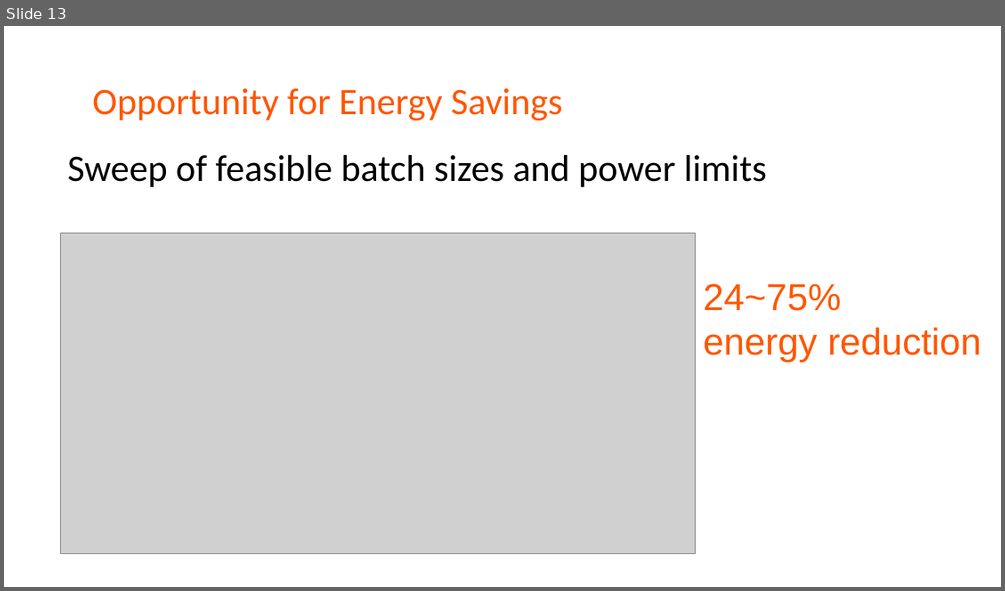
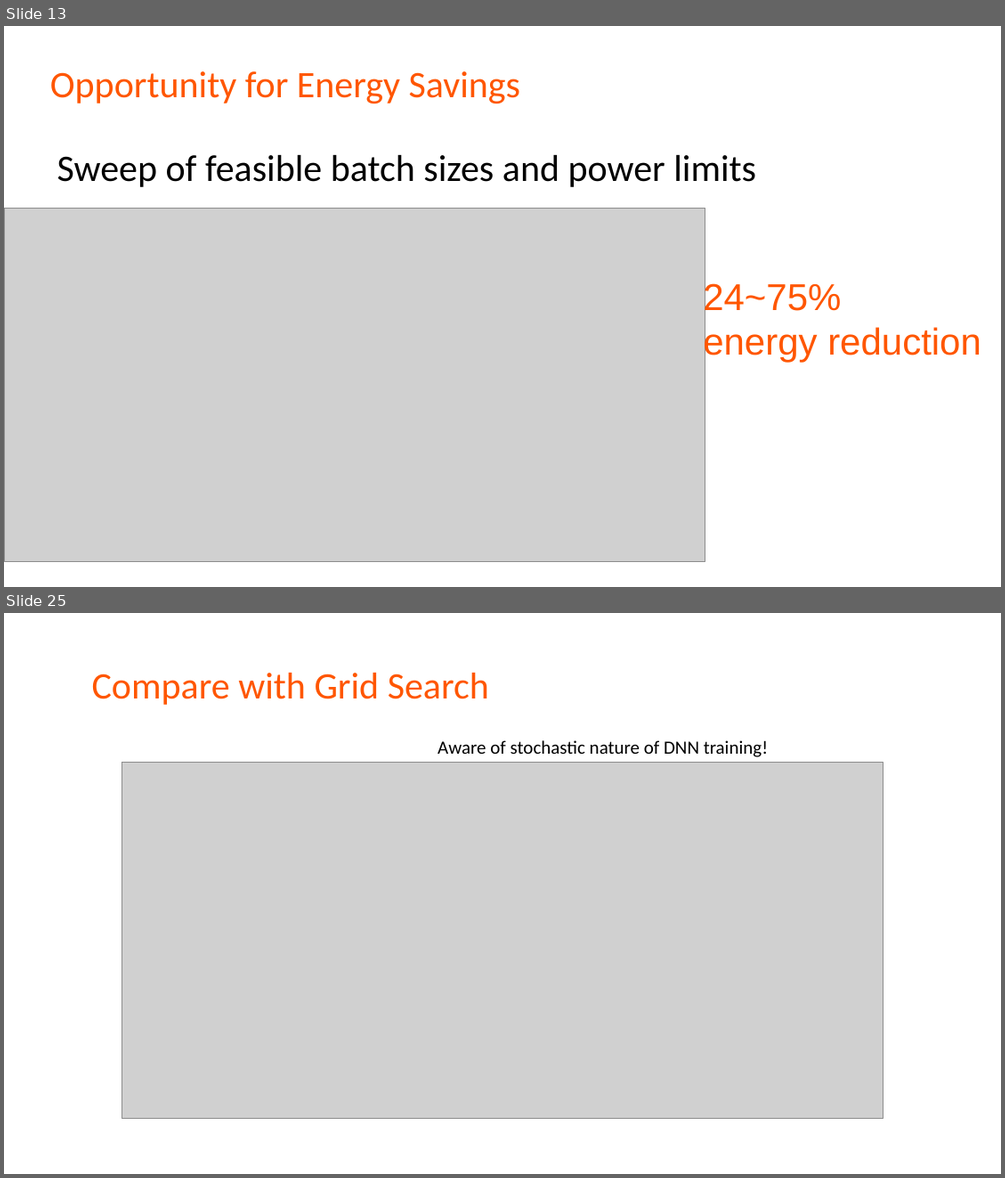
Before and after one commit to LukeLIN-web/CS345, a slide deck: paperview/zeuspresentation.pptx. Shown one above the other, each under a label of ours: slide 13 before the commit, slides 13 and 25 after it; the slides between them are not shown. The pictures are 1005x591 and 1005x1178 pixels, drawn with LibreOffice and Linux fonts; fonts in the diff are those of the drawing; grey boxes stand for pictures. Boxes give left, top, right and bottom in pixels: in the first picture for what was removed or moved away, otherwise in the second. Text is boxed around its words. In the diff, an @@ line names an element or a change of style, - is before the commit and + after.

```diff
--- a/paperview/zeuspresentation.pptx
+++ b/paperview/zeuspresentation.pptx
@@ slide 25 added at bbox=[4, 613, 1001, 1174], background #FFFFFF @@
@@ text added at bbox=[92, 673, 489, 705], 36 pt, text #FF5600 @@
+Compare with Grid Search
@@ text added at bbox=[437, 740, 768, 757], 18 pt, text #000000 @@
+Aware of stochastic nature of DNN training!
@@ picture added at bbox=[122, 763, 882, 1119] @@
@@ slide 13 changed as well @@
@@ text "Opportunity for Energy Savings": place and size @@
-text "Opportunity for Energy Savings" at bbox=[92, 88, 562, 121]
+text "Opportunity for Energy Savings" at bbox=[50, 71, 520, 104]
@@ text "Sweep of feasible batch sizes ...": place and size @@
-text "Sweep of feasible batch sizes ..." at bbox=[67, 155, 767, 187]
+text "Sweep of feasible batch sizes ..." at bbox=[57, 155, 756, 187]
@@ picture: place and size @@
-picture at bbox=[60, 233, 696, 553]
+picture at bbox=[4, 208, 705, 562]
```
Also in this commit, not shown: 3 other slides changed, 14 other slides added, 1 slide removed, 6 other files.
